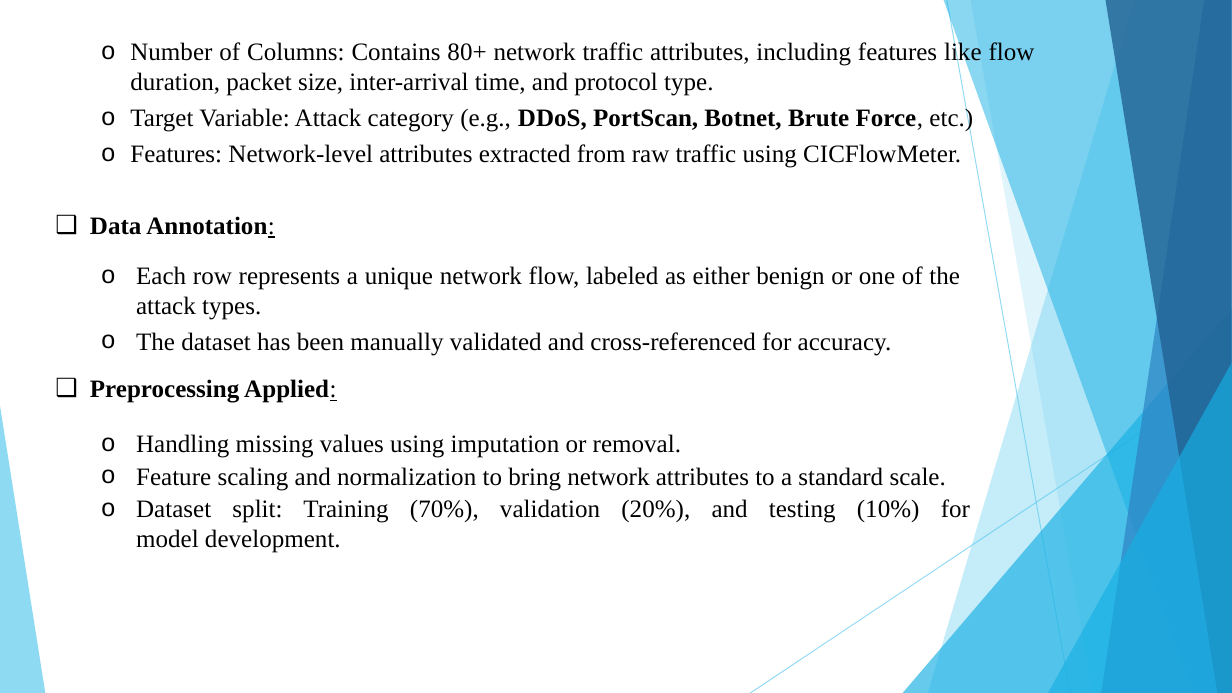
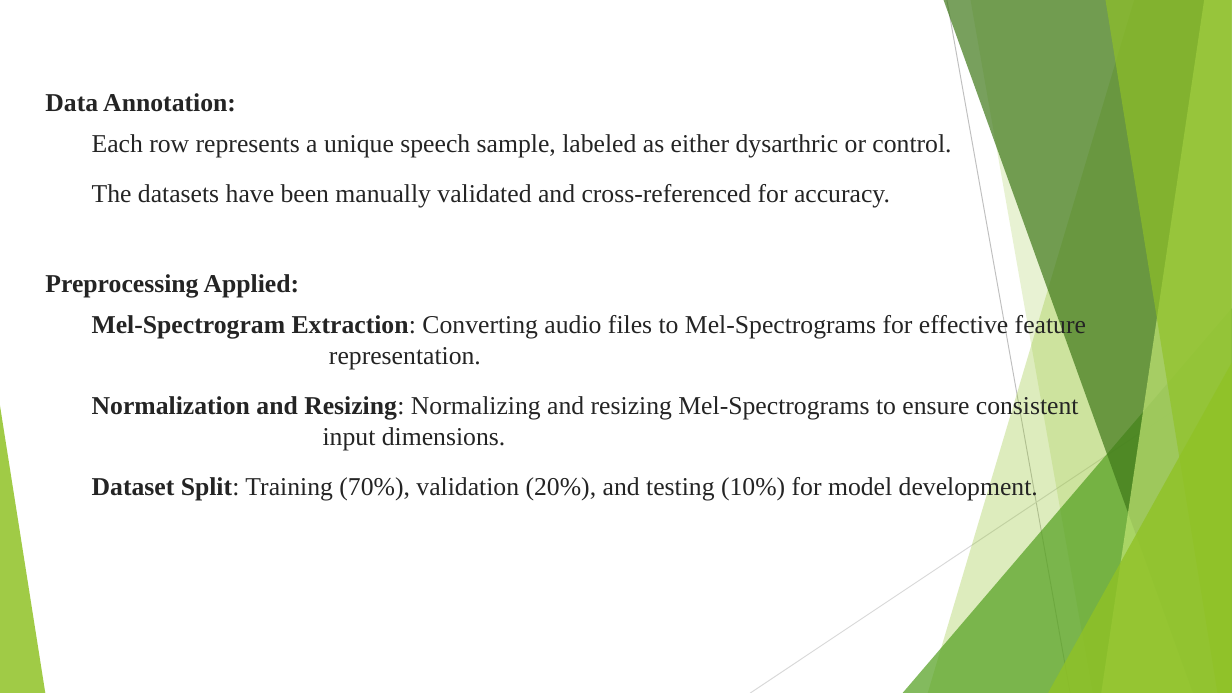
Before and after one commit to JagadeeshPadam/Dysarthria-Detection, a slide deck: slide 12 of reference.pptx. Drawn at 1232x693 pixels with LibreOffice and Linux fonts; fonts in the diff are those of the drawing. Boxes give left, top, right and bottom in pixels: in the first picture for what was removed or moved away, otherwise in the second. Text is boxed around its words. In the diff, an @@ line names an element or a change of style, - is before the commit and + after.

```diff
--- a/reference.pptx
+++ b/reference.pptx
@@ freeform shape at box(928, 0, 1232, 693): fill #5FCBEF at 36% opacity to #90C226 at 30% opacity @@
@@ freeform shape at box(944, 0, 1232, 693): fill #17B0E4 at 50% opacity to #3F7819 at 70% opacity @@
@@ line (947, 0) - (1070, 693): stroke #5FCBEF 0.75 pt to #BFBFBF 0.75 pt @@
@@ freeform shape at box(970, 0, 1232, 693): fill #5FCBEF at 20% opacity to #90C226 at 20% opacity @@
@@ freeform shape at box(1102, 0, 1232, 693): fill #2E83C3 at 70% opacity to #C0E474 at 70% opacity @@
@@ freeform shape at box(1105, 0, 1232, 693): fill #226292 at 80% opacity to #90C226 at 65% opacity @@
@@ text removed at box(90, 41, 1035, 403) @@
-  o Number of Columns: Contains 80+ network traffic attributes, including features like flow duration, packet size, inter-arrival time, and protocol type.
-  o Target Variable: Attack category (e.g., DDoS, PortScan, Botnet, Brute Force, etc.)
-  o Features: Network-level attributes extracted from raw traffic using CICFlowMeter.
-❑ Data Annotation:
-❑ Preprocessing Applied:
@@ text at box(45, 93, 1086, 500): text changed; size 19.5 to 20 pt; text colour #000000 to #242424 @@
-o Each row represents a unique network flow, labeled as either benign or one of the attack types.
-o The dataset has been manually validated and cross-referenced for accuracy.
+Data Annotation:
+Each row represents a unique speech sample, labeled as either dysarthric or control.
+The datasets have been manually validated and cross-referenced for accuracy.
+Preprocessing Applied:
+Mel-Spectrogram Extraction: Converting audio files to Mel-Spectrograms for effective feature representation.
+Normalization and Resizing: Normalizing and resizing Mel-Spectrograms to ensure consistent input dimensions.
+Dataset Split: Training (70%), validation (20%), and testing (10%) for model development.
@@ triangle at box(903, 308, 1232, 693): fill #17B0E4 at 66% opacity to #54A021 at 72% opacity @@
@@ line (1232, 372) - (750, 693): stroke #5FCBEF 0.75 pt to #D9D9D9 0.75 pt @@
@@ triangle at box(1048, 363, 1232, 693): fill #17B0E4 at 66% opacity to #90C226 at 80% opacity @@
@@ triangle at box(0, 406, 45, 693): fill #5FCBEF at 70% opacity to #90C226 at 85% opacity @@
@@ text removed at box(136, 434, 970, 553) @@
-o Handling missing values using imputation or removal.
-o Feature scaling and normalization to bring network attributes to a standard scale.
-o Dataset split: Training (70%), validation (20%), and testing (10%) for model development.
```
Also in this commit, not shown: 12 other slides changed, 8 slides added, 8 slides removed.
